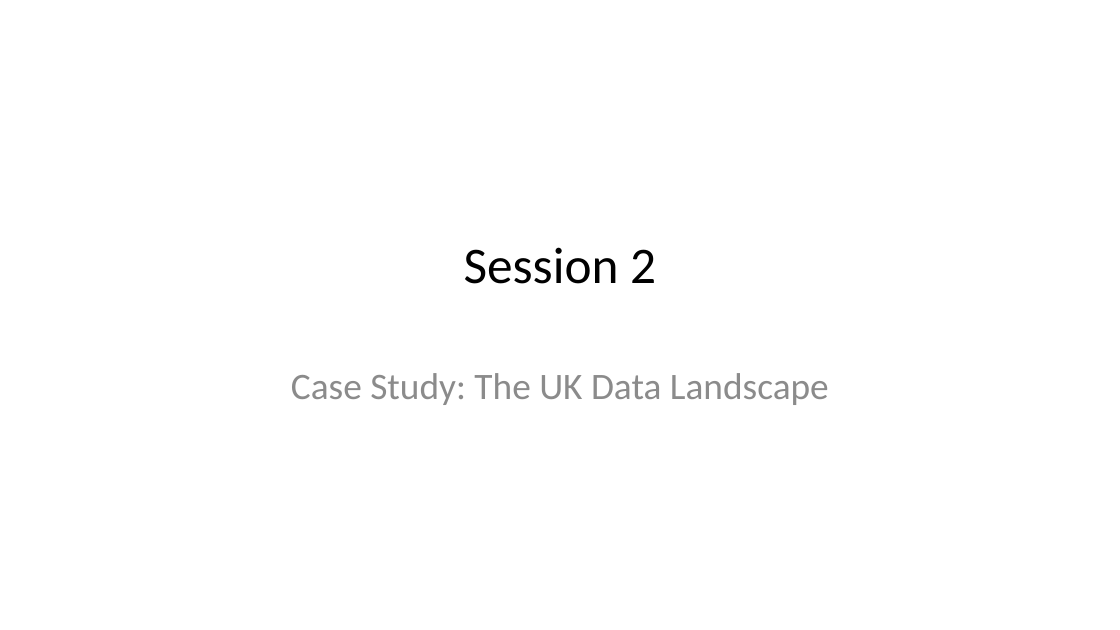
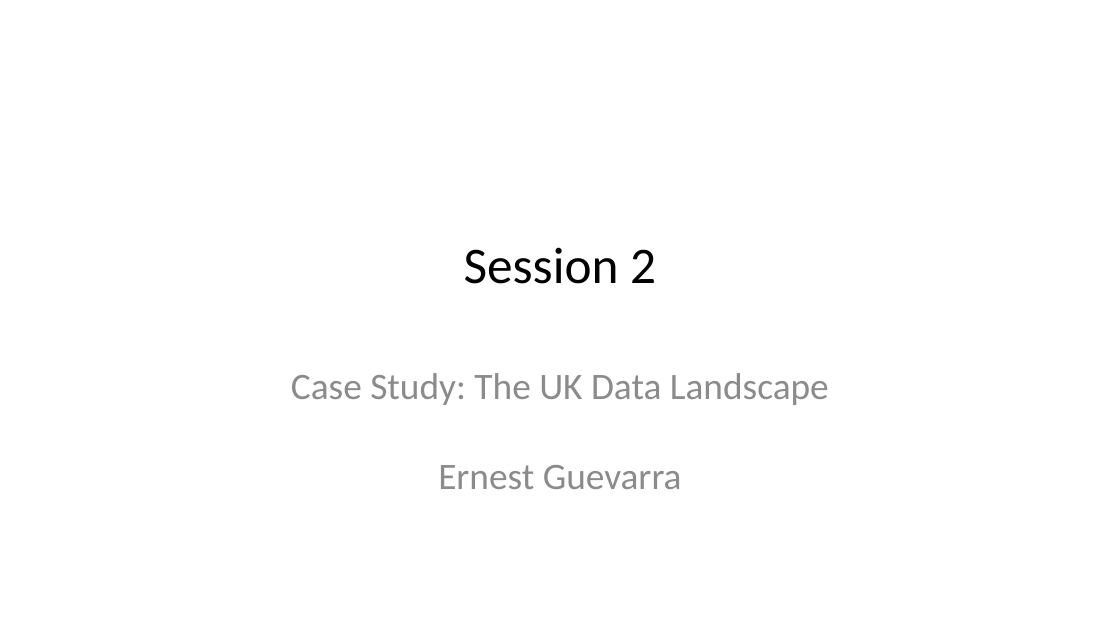
Before and after one commit to tamanh-oxford/capacity-development, a slide deck: slide 1 of data-frameworks/02-uk-landscape.pptx. Drawn at 1120x630 pixels with LibreOffice and Linux fonts; fonts in the diff are those of the drawing. Boxes give left, top, right and bottom in pixels: in the first picture for what was removed or moved away, otherwise in the second. Text is boxed around its words. In the diff, an @@ line names an element or a change of style, - is before the commit and + after.

```diff
--- a/data-frameworks/02-uk-landscape.pptx
+++ b/data-frameworks/02-uk-landscape.pptx
@@ subtitle at (291, 373, 829, 489): text changed @@
-Case Study: The UK Data Landscape
+Case Study: The UK Data Landscape
+Ernest Guevarra
```
Also in this commit, not shown: 47 other files.
